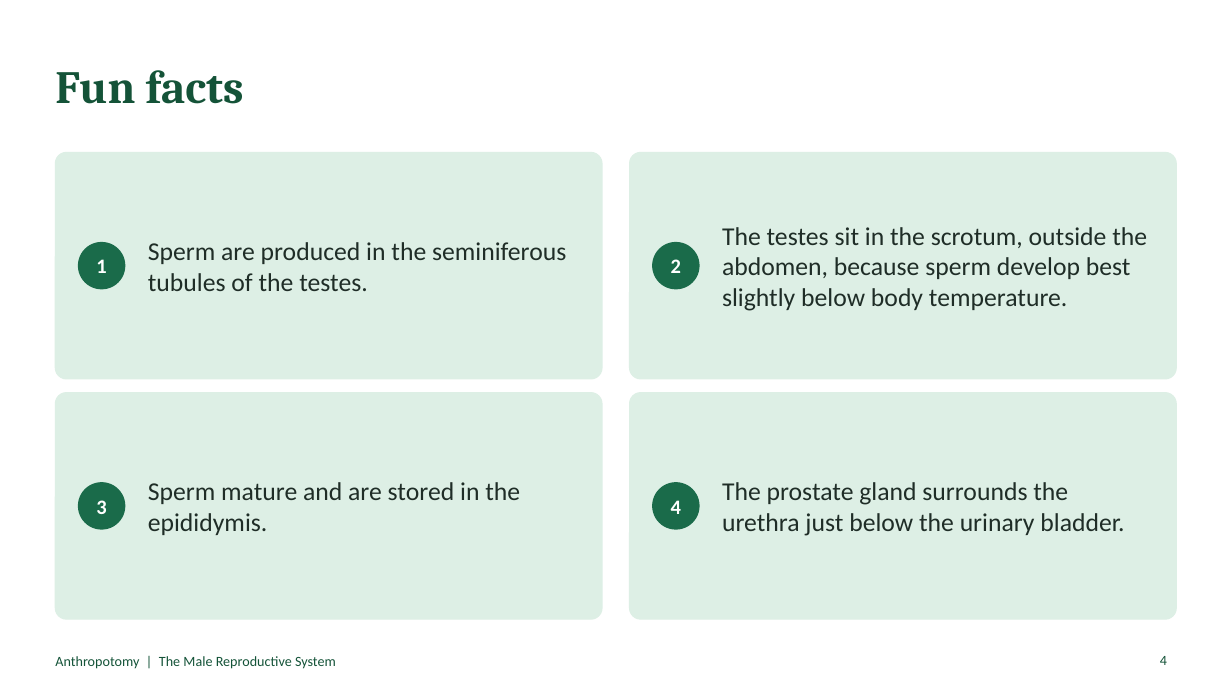
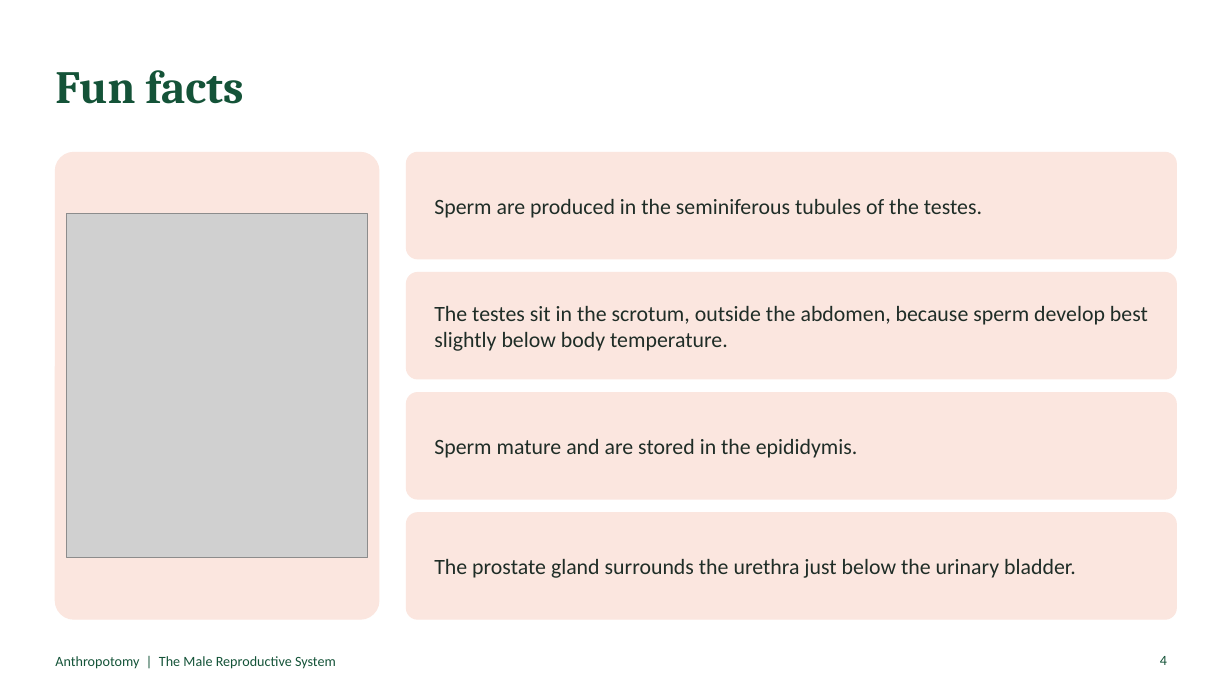
Before and after one commit to Ezkiel2004/Anthropotomy, a slide deck: slide 4 of docs/body-systems/male-reproductive-system.pptx. Drawn at 1232x693 pixels with LibreOffice and Linux fonts; fonts in the diff are those of the drawing; grey boxes stand for pictures. Boxes give left, top, right and bottom in pixels: in the first picture for what was removed or moved away, otherwise in the second. Text is boxed around its words. In the diff, an @@ line names an element or a change of style, - is before the commit and + after.

```diff
--- a/docs/body-systems/male-reproductive-system.pptx
+++ b/docs/body-systems/male-reproductive-system.pptx
@@ rounded rectangle removed at [55, 152, 603, 379] @@
@@ rounded rectangle added at [55, 152, 379, 619], fill #FBE6DF, outline #FBE6DF 1 pt @@
@@ rounded rectangle added at [407, 152, 1177, 259], fill #FBE6DF, outline #FBE6DF 1 pt @@
@@ text "Sperm are produced in the ...": place and size @@
-text "Sperm are produced in the ..." at [148, 242, 566, 291]
+text "Sperm are produced in the ..." at [434, 199, 982, 218]
@@ rounded rectangle removed at [630, 152, 1177, 379] @@
@@ picture added at [67, 213, 368, 558] @@
@@ ellipse removed at [79, 242, 125, 288] @@
@@ text removed at [96, 259, 106, 273] @@
-1
@@ ellipse removed at [653, 242, 700, 288] @@
@@ text removed at [671, 259, 681, 273] @@
-2
@@ rounded rectangle added at [407, 273, 1177, 379], fill #FBE6DF, outline #FBE6DF 1 pt @@
@@ text "The testes sit in the ...": place and size @@
-text "The testes sit in the ..." at [722, 227, 1147, 311]
+text "The testes sit in the ..." at [434, 306, 1148, 351]
@@ rounded rectangle removed at [55, 393, 603, 619] @@
@@ rounded rectangle added at [407, 393, 1177, 499], fill #FBE6DF, outline #FBE6DF 1 pt @@
@@ size 20 to 17 pt in 4 elements at [434, 559, 1076, 578], [434, 306, 1148, 351], [434, 199, 982, 218], [434, 439, 858, 458] @@
@@ text "Sperm mature and are stored ...": place and size @@
-text "Sperm mature and are stored ..." at [148, 482, 520, 535]
+text "Sperm mature and are stored ..." at [434, 439, 858, 458]
@@ rounded rectangle removed at [630, 393, 1177, 619] @@
@@ ellipse removed at [79, 482, 125, 529] @@
@@ text removed at [96, 500, 106, 514] @@
-3
@@ ellipse removed at [653, 482, 700, 529] @@
@@ text removed at [671, 500, 681, 514] @@
-4
@@ rounded rectangle added at [407, 513, 1177, 619], fill #FBE6DF, outline #FBE6DF 1 pt @@
@@ text "The prostate gland surrounds the ...": place and size @@
-text "The prostate gland surrounds the ..." at [722, 482, 1124, 536]
+text "The prostate gland surrounds the ..." at [434, 559, 1076, 578]
```
Also in this commit, not shown: 4 other slides changed, 1 other file.
